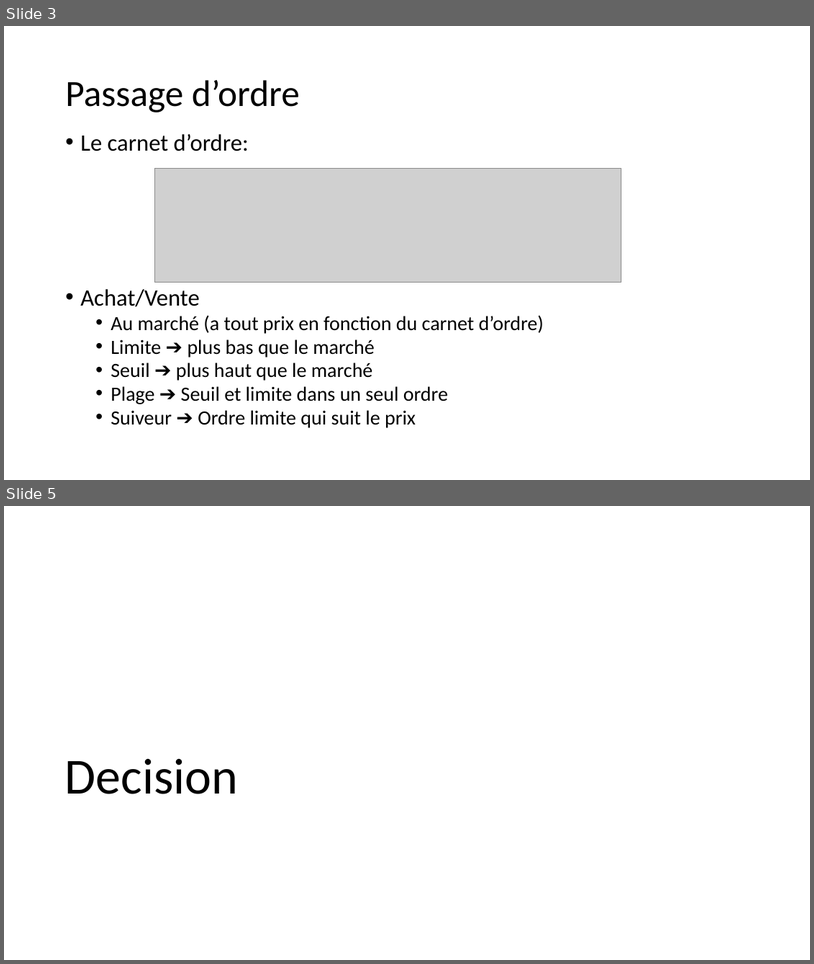
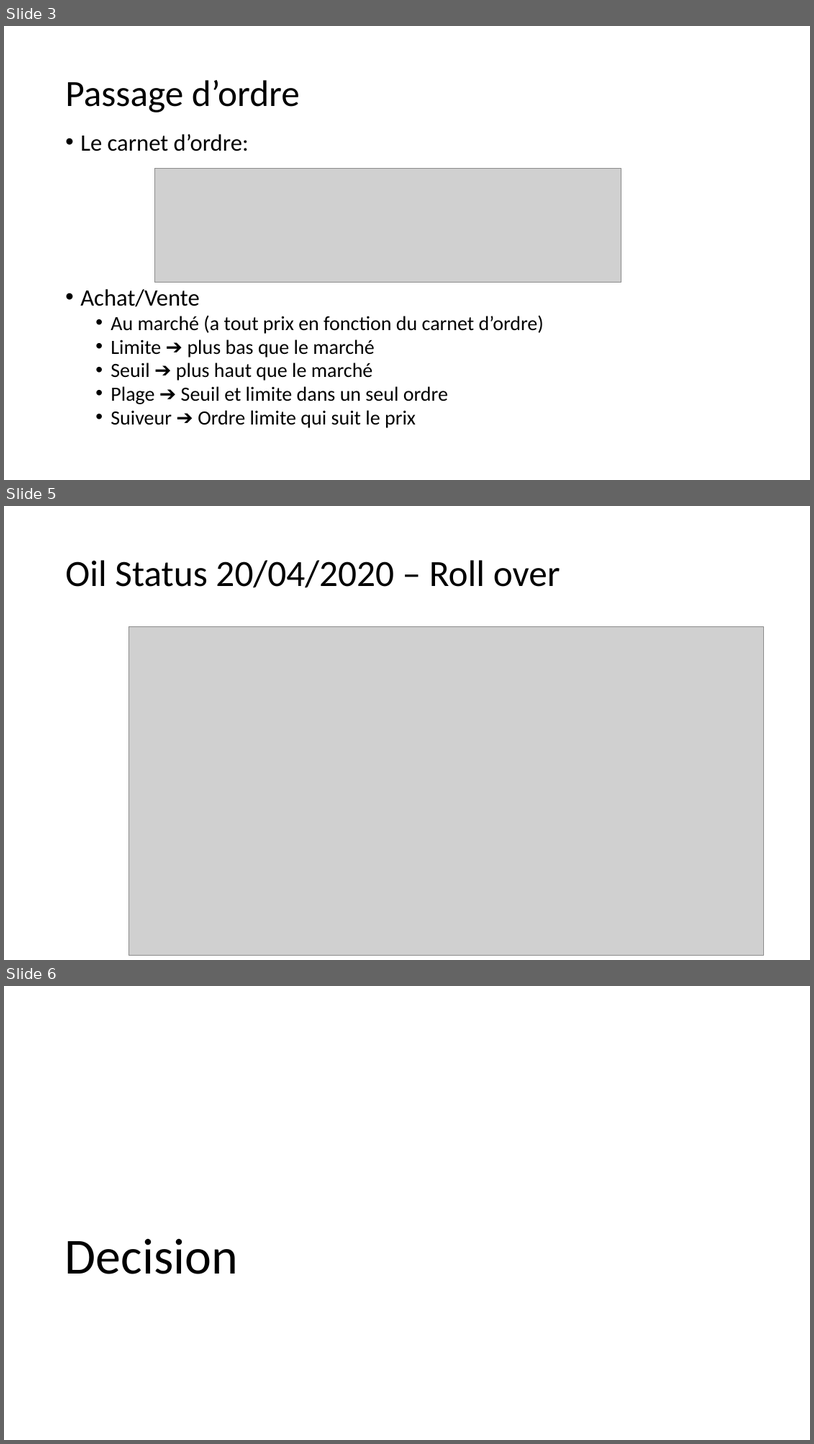
Before and after one commit to dadelcarbo/UltimateChartistRoot, a slide deck: Formation/Formation Bourse.pptx. Shown one above the other, each under a label of ours: slides 3 and 5 before the commit, slides 3, 5 and 6 after it; the slides between them are not shown. The pictures are 814x964 and 814x1444 pixels, drawn with LibreOffice and Linux fonts; fonts in the diff are those of the drawing; grey boxes stand for pictures. Boxes give left, top, right and bottom in pixels: in the first picture for what was removed or moved away, otherwise in the second. Text is boxed around its words. In the diff, an @@ line names an element or a change of style, - is before the commit and + after.

```diff
--- a/Formation/Formation Bourse.pptx
+++ b/Formation/Formation Bourse.pptx
@@ slide 5 added at box(4, 506, 810, 960), background #FFFFFF @@
@@ title added at box(65, 560, 561, 588), 44 pt, text #000000 @@
+Oil Status 20/04/2020 – Roll over
@@ picture added at box(129, 627, 764, 955) @@
@@ what was slide 5 is now slide 6 @@
```
Also in this commit, not shown: 2 slides changed, 4 other slides added, 2 slides removed, 16 other files.
